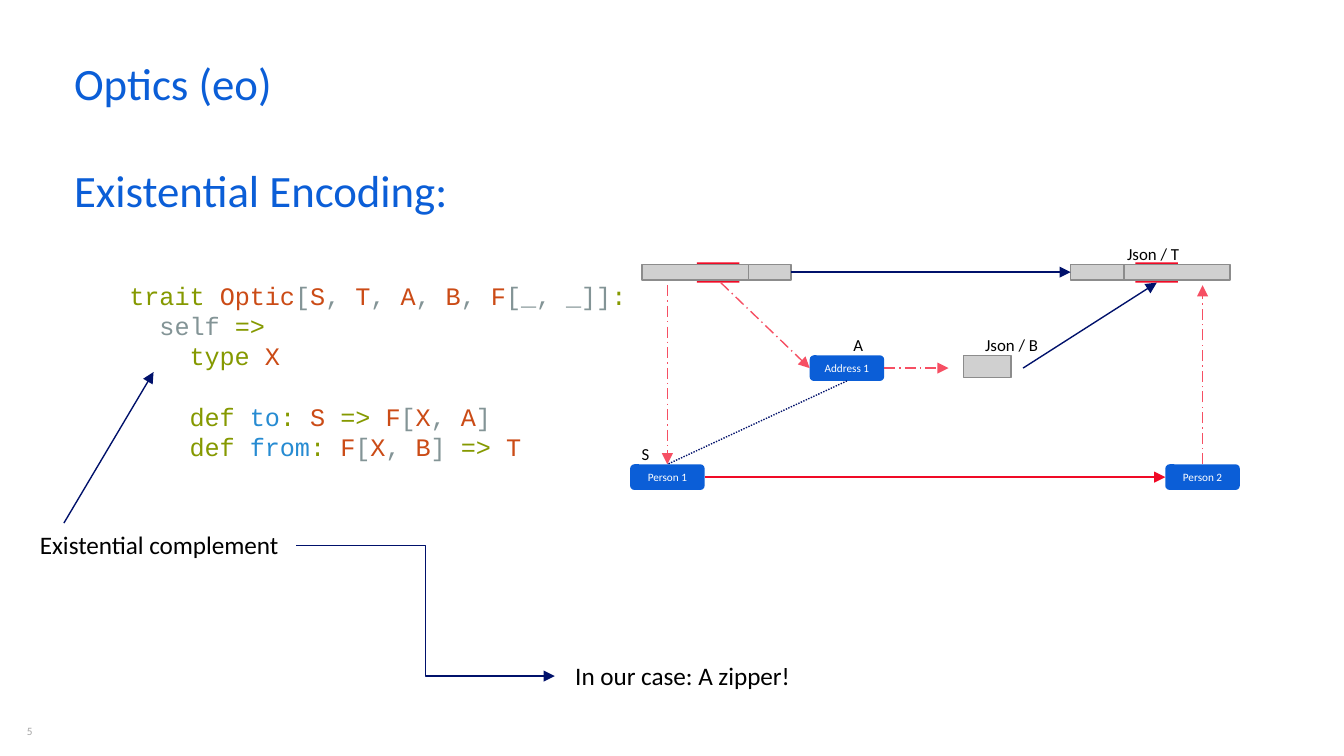
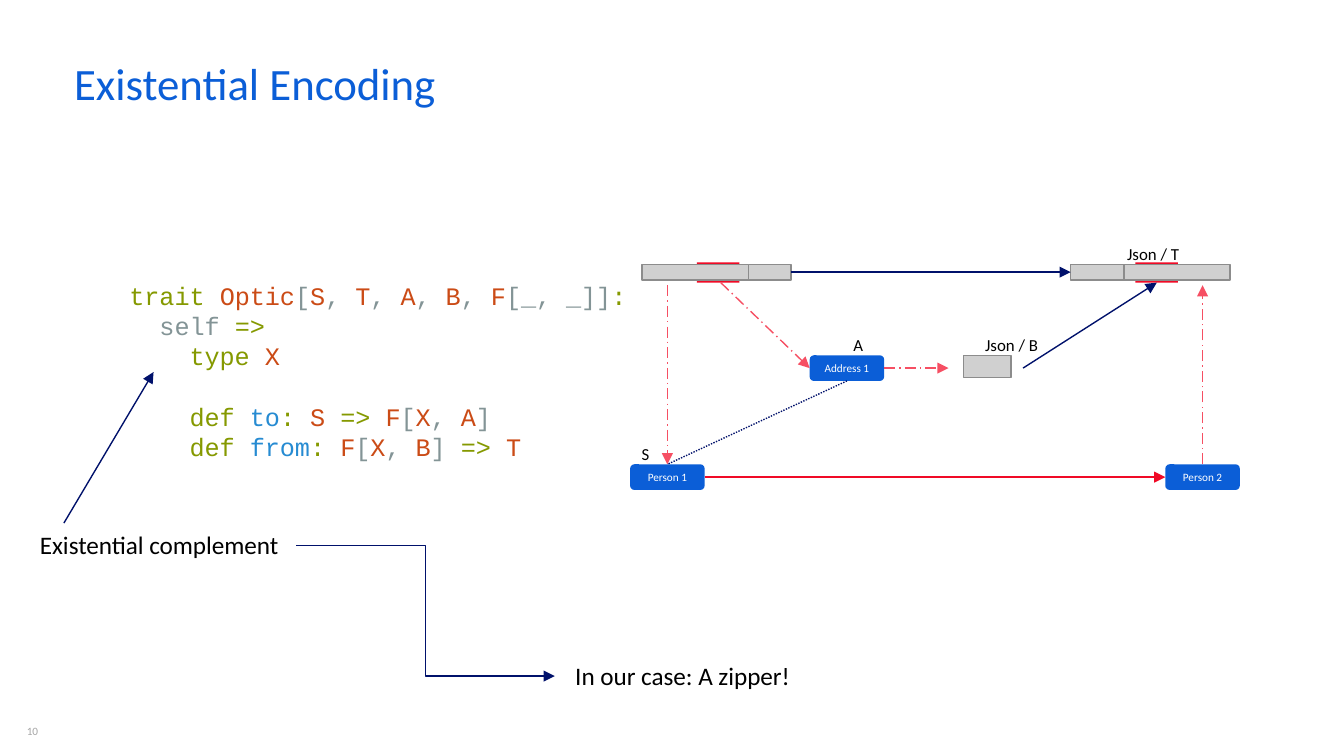
Before and after one commit to Constructive-Programming/eo, a slide deck: slide 10 of ExistentialSerdes.pptx (slide 5 before the commit). Drawn at 1344x756 pixels with LibreOffice and Linux fonts; fonts in the diff are those of the drawing; grey boxes stand for pictures. Boxes give left, top, right and bottom in pixels: in the first picture for what was removed or moved away, otherwise in the second. Text is boxed around its words. In the diff, an @@ line names an element or a change of style, - is before the commit and + after.

```diff
--- a/ExistentialSerdes.pptx
+++ b/ExistentialSerdes.pptx
@@ title at (x1=74, y1=69, x2=435, y2=108): text changed @@
-Optics (eo)
-Existential Encoding:
+Existential Encoding
@@ page number at (x1=27, y1=728, x2=38, y2=735): text changed @@
-5
+10
```
Also in this commit, not shown: 5 other slides changed, 2 slides added.
